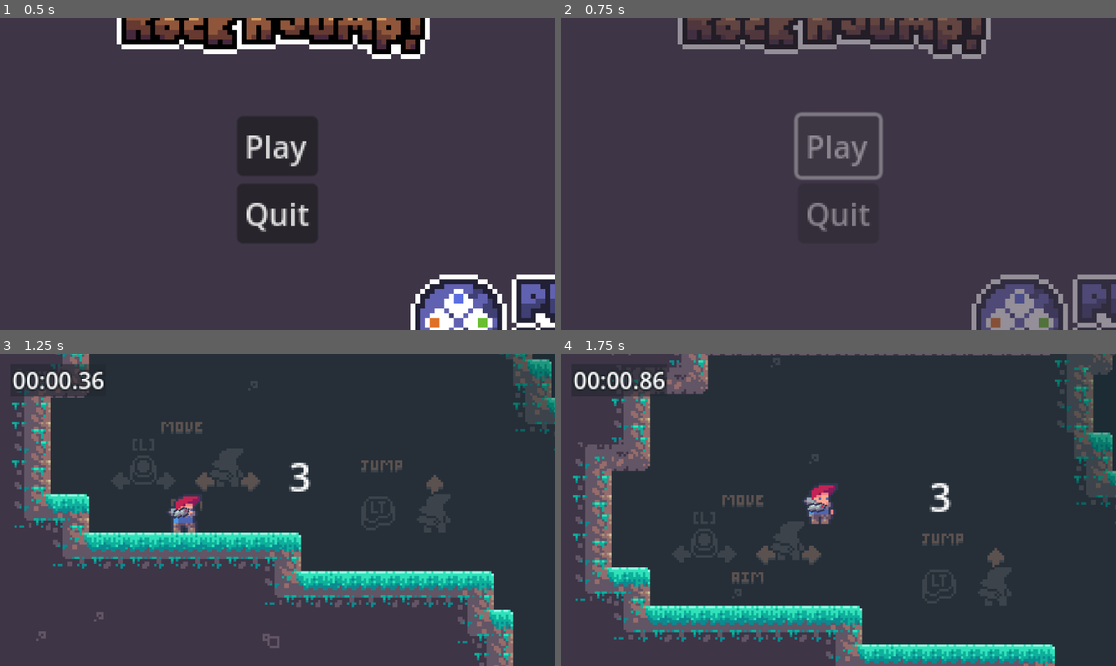
Above: before the commit, frames 1-4 (two rows, left to right).
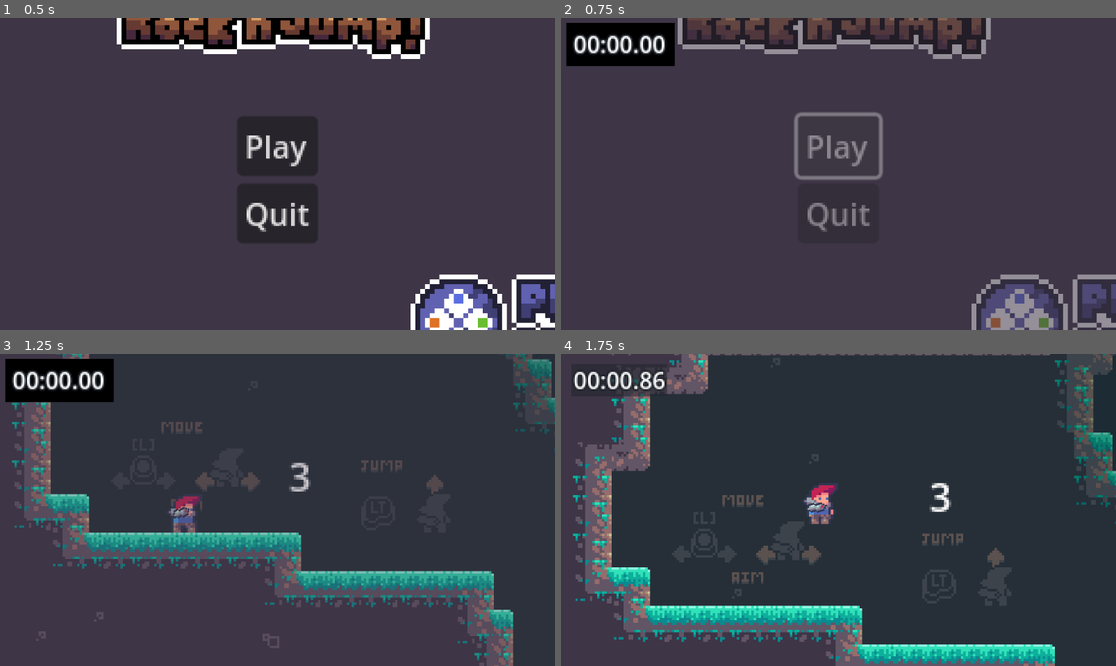
Above: after the commit, the same moments.

Repository: SoulierTom/Rocket
Game: Godot game, scene res://Scenes/Main_Menu.tscn
Two runs of this game, one before a commit and one after it. Both use one fixed random seed, a clock stepped at 60 frames per second and the inputs below.
Inputs (mouse positions are in pixels of both pictures, inside the frame that each line leads up to):
- Up to frame 1 (0.5 s): no input
- Up to frame 2 (0.75 s): click "Pl ay" at 0.5 s
- Up to frame 3 (1.25 s): no input
- Up to frame 4 (1.75 s): tap Enter (ui_accept) at 1.25 s; move the mouse to (960, 494) at 1.27 s; press the mouse at (960, 494) at 1.28 s; hold D (Move_Right) from 1.28 s (still down); tap Space (Jump) at 1.52 s

Frame 1 is identical in both runs. In frame 2, 2.6% of the frame differs, in the area x 1-21%, y 1-16%; in frame 3, 9.9%, in the area x 1-100%, y 0-100%; in frame 4, nothing differs.

Commit message:
timer quand transition

Diff:
--- a/Scenes/Transition_Screen.tscn
+++ b/Scenes/Transition_Screen.tscn
@@ -35,7 +35,7 @@
 
 [sub_resource type="Animation" id="Animation_ra3p4"]
 resource_name = "fade_to_normal"
-length = 0.3
+length = 0.5
 tracks/0/type = "value"
 tracks/0/imported = false
 tracks/0/enabled = true
@@ -43,7 +43,7 @@
 tracks/0/interp = 1
 tracks/0/loop_wrap = true
 tracks/0/keys = {
-"times": PackedFloat32Array(0, 0.3),
+"times": PackedFloat32Array(0, 0.5),
 "transitions": PackedFloat32Array(1, 1),
 "update": 0,
 "values": [Color(1, 1, 1, 1), Color(1, 1, 1, 0)]
@@ -56,7 +56,12 @@
 "fade_to_normal": SubResource("Animation_ra3p4")
 }
 
+[sub_resource type="LabelSettings" id="LabelSettings_ghw4r"]
+outline_size = 5
+outline_color = Color(0.113725, 0.133333, 0.160784, 1)
+
 [node name="CanvasLayer" type="CanvasLayer"]
+layer = 10
 script = ExtResource("1_af4kb")
 
 [node name="ColorRect" type="ColorRect" parent="."]
@@ -72,3 +77,21 @@
 libraries = {
 "": SubResource("AnimationLibrary_wiera")
 }
+
+[node name="TimerLabel" type="Label" parent="."]
+z_index = 15
+offset_left = 26.0
+offset_top = 19.0
+offset_right = 90.0
+offset_bottom = 42.0
+scale = Vector2(3, 3)
+text = "00:00.00"
+label_settings = SubResource("LabelSettings_ghw4r")
+
+[node name="ColorRect2" type="ColorRect" parent="TimerLabel"]
+z_index = -1
+offset_left = -5.0
+offset_top = -3.0
+offset_right = 70.0
+offset_bottom = 27.0
+color = Color(0, 0, 0, 1)
--- a/Scripts/speedrun.gd
+++ b/Scripts/speedrun.gd
@@ -3,11 +3,16 @@
 var time: float = 0.0
 
 func _ready():
+	# IMPORTANT: Bien ajouter au groupe
+	add_to_group("SpeedrunTimer")
+
 	if not Global.timer_initialized:
 		reset_timer()
 		Global.timer_initialized = true
 	else:
 		time = Global.speedrun_time
+	# Assurez-vous que visible est vrai au départ
+	visible = true
 
 func _physics_process(delta):
 	time += delta
@@ -23,4 +28,4 @@
 	var minutes = int(time) / 60
 	var seconds = int(time) % 60
 	var centiseconds = int((time - int(time)) * 100)
-	$Label.text = "%02d:%02d.%02d" % [minutes, seconds, centiseconds]  # Format à 2 chiffres partout
+	$Label.text = "%02d:%02d.%02d" % [minutes, seconds, centiseconds]
--- a/Scripts/transition_screen.gd
+++ b/Scripts/transition_screen.gd
@@ -4,18 +4,40 @@
 
 @onready var color_rect = $ColorRect
 @onready var animation_player = $AnimationPlayer
+@onready var timer_label = $TimerLabel
+
+var speedrun_timer: CanvasLayer = null
 
 func _ready():
 	color_rect.visible = false
+	timer_label.visible = false
 	animation_player.animation_finished.connect(_on_animation_finished)
+	# Récupération sécurisée du timer
+	speedrun_timer = get_tree().get_first_node_in_group("SpeedrunTimer")
 
 func _on_animation_finished(anim_name):
-		if anim_name == "fade_to_black":
+	match anim_name:
+		"fade_to_black":
 			on_transition_finished.emit()
 			animation_player.play("fade_to_normal")
-		elif anim_name == "fade_to_normal":
+		"fade_to_normal":
 			color_rect.visible = false
+			timer_label.visible = false
+			# Réafficher le timer seulement à la fin complète
+			if speedrun_timer:
+				speedrun_timer.visible = true
 
 func transition():
+	if speedrun_timer:
+		speedrun_timer.visible = false  # Cache immédiatement le timer speedrun
+
 	color_rect.visible = true
+	timer_label.visible = true
+	show_time(Global.speedrun_time)
 	animation_player.play("fade_to_black")
+
+func show_time(time: float):
+	var minutes = int(time) / 60
+	var seconds = int(time) % 60
+	var centiseconds = int((time - int(time)) * 100)
+	timer_label.text = "%02d:%02d.%02d" % [minutes, seconds, centiseconds]
Not shown: 1 places in Scenes/Transition_Screen.tscn that only renumber resources
Not shown, changed: addons/ldtk-importer/src/components/ldtk-level.svg.import
